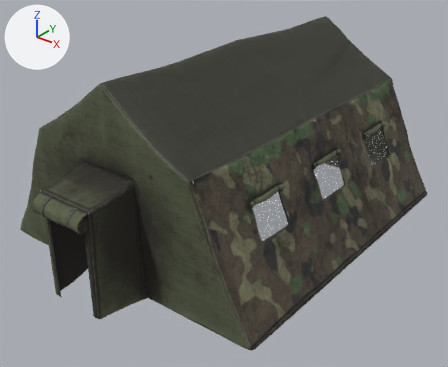
What one commit did to the glTF model public/assets/models/tent_military.glb.
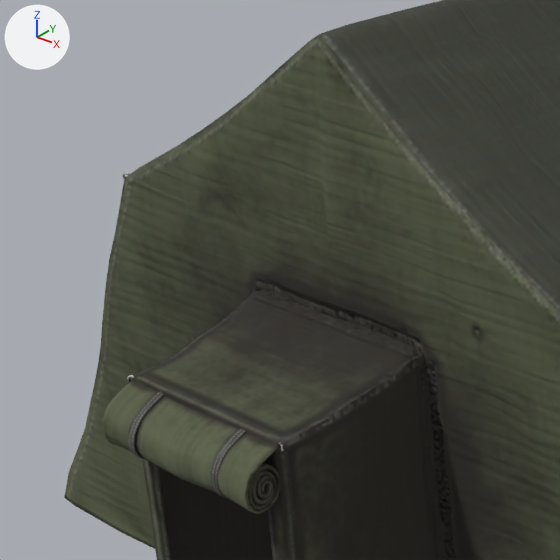
There are two pictures of each version: one whole from a 50 mm lens placed at (7.65, -9.38, 6.79), pointed at (0.34, -0.25, 1.12), one close up on the part from 0% to 39% of the width and 20% to 68% of the height. Every picture has the same lights, and +X, +Y and +Z are marked at upper left. The first two pictures are the older version. Where no turn or scale is listed for an object, it has been applied to the vertices. Vertices at exactly the same position are counted once.

The scene before the commit, as lines of its bpy script (objects in view):
```python
me_tent_military = bpy.data.meshes.new('tent_military')
me_tent_military.from_pydata(...)  # 14895 vertices, 29520 faces; spans x -3.14..3.14, y -4.23..4.23, z -1.96..1.96
me_tent_military.materials.append(mat_material)
ob_tent_military_0 = bpy.data.objects.new('tent_military_0', me_tent_military)
ob_tent_military_0.location = (0.0, 0.0, 1.958)
```
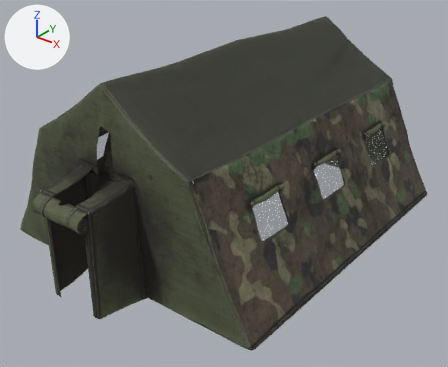
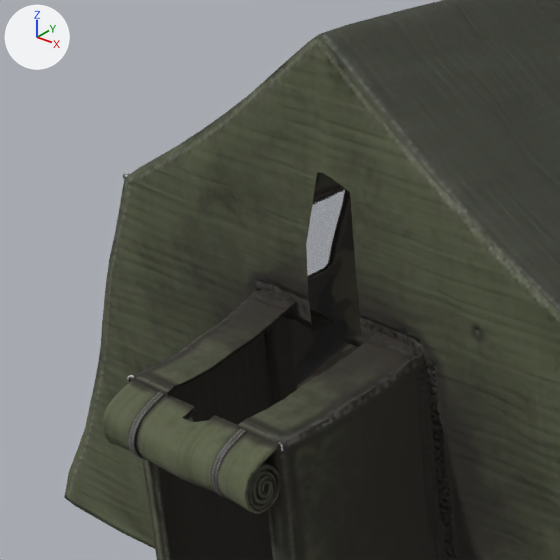
Changed parts and their boxes (x1, y1, x2, y2) in the close-ups (560 x 560 px):
part 1 of me_tent_military, cut back: before (168, 172, 377, 427)
'tent_military_1', unchanged, uncovered by the edit: after (306, 189, 345, 276)

The change, as a diff of the scene's bpy script:
```diff
--- a/public/assets/models/tent_military.glb.py
+++ b/public/assets/models/tent_military.glb.py
@@ me_tent_military @@
 # used by ob_tent_military_0; location = (0.0, 0.0, 1.958)
-me_tent_military.from_pydata(...)  # 14895 vertices, 29520 faces; spans x -3.14..3.14, y -4.23..4.23, z -1.96..1.96
+me_tent_military.from_pydata(...)  # 14817 vertices, 29244 faces; spans x -3.14..3.14, y -4.23..4.23, z -1.96..1.96
+# me_tent_military part 1
+# 78 vertices are removed from x -0.06..0.06, y -4.05..-2.93, z -1.95..0.83
+# 310 faces are deleted
+# 2 vertices move within x 0.38, y -4.06, z -0.03
+# 34 new faces join them
 me_tent_military.materials.append(mat_material)
```
